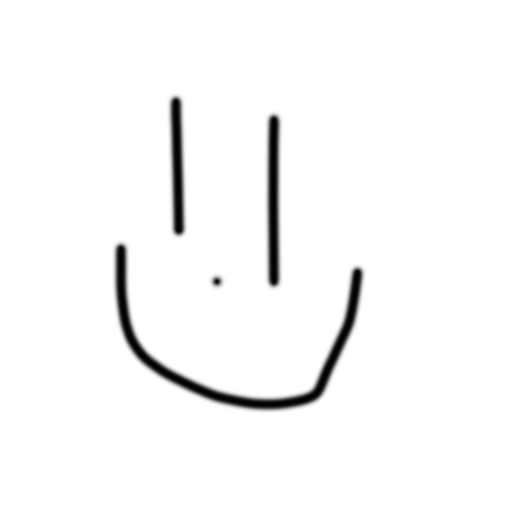
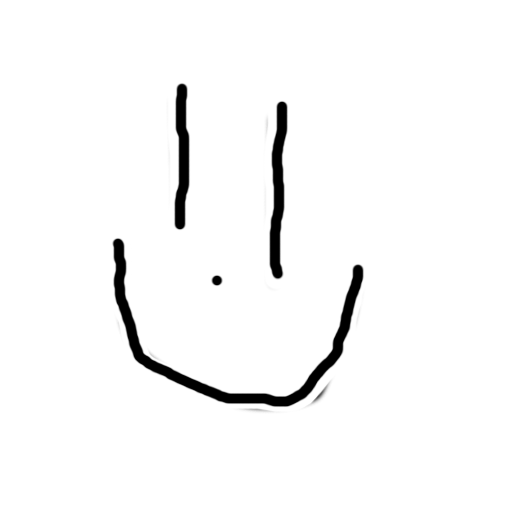
Two versions of the same layered image (w=512, h=512). Layer-by-layer changes:
painted on "Layer 1" over [111, 82, 367, 412]
